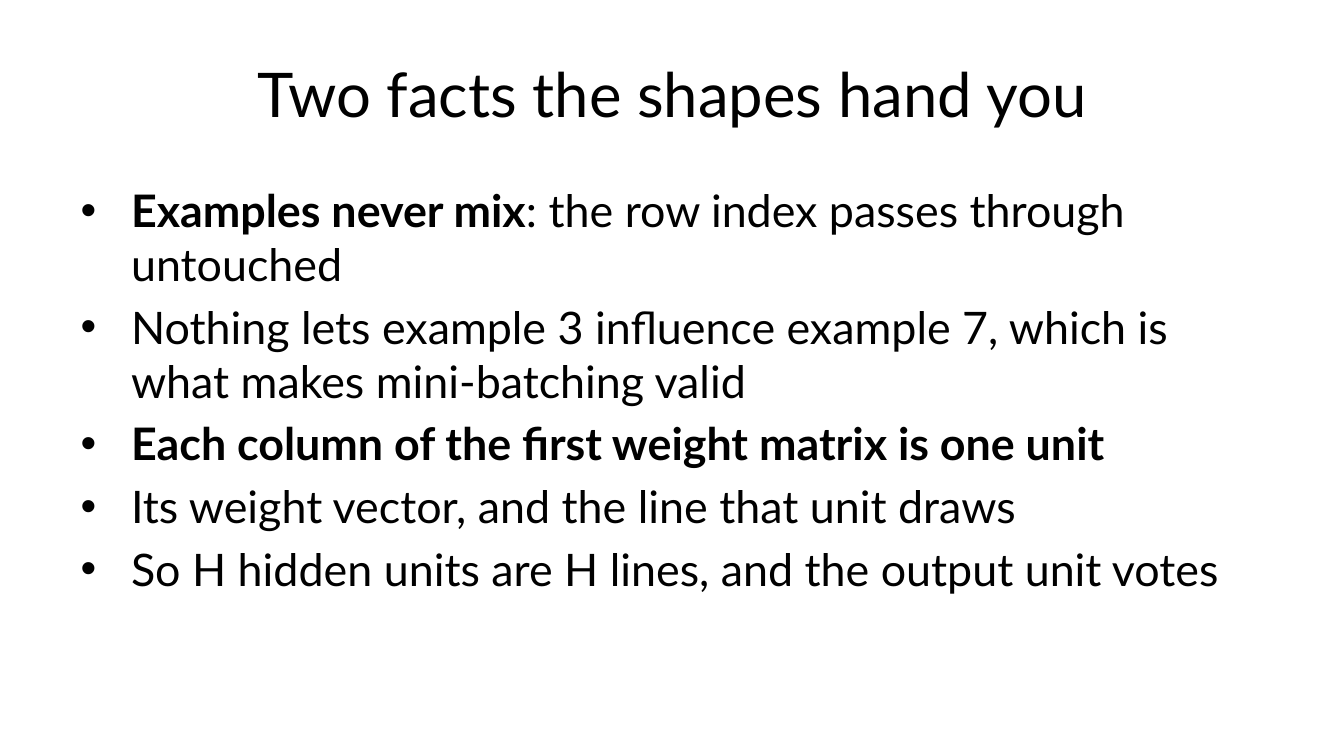
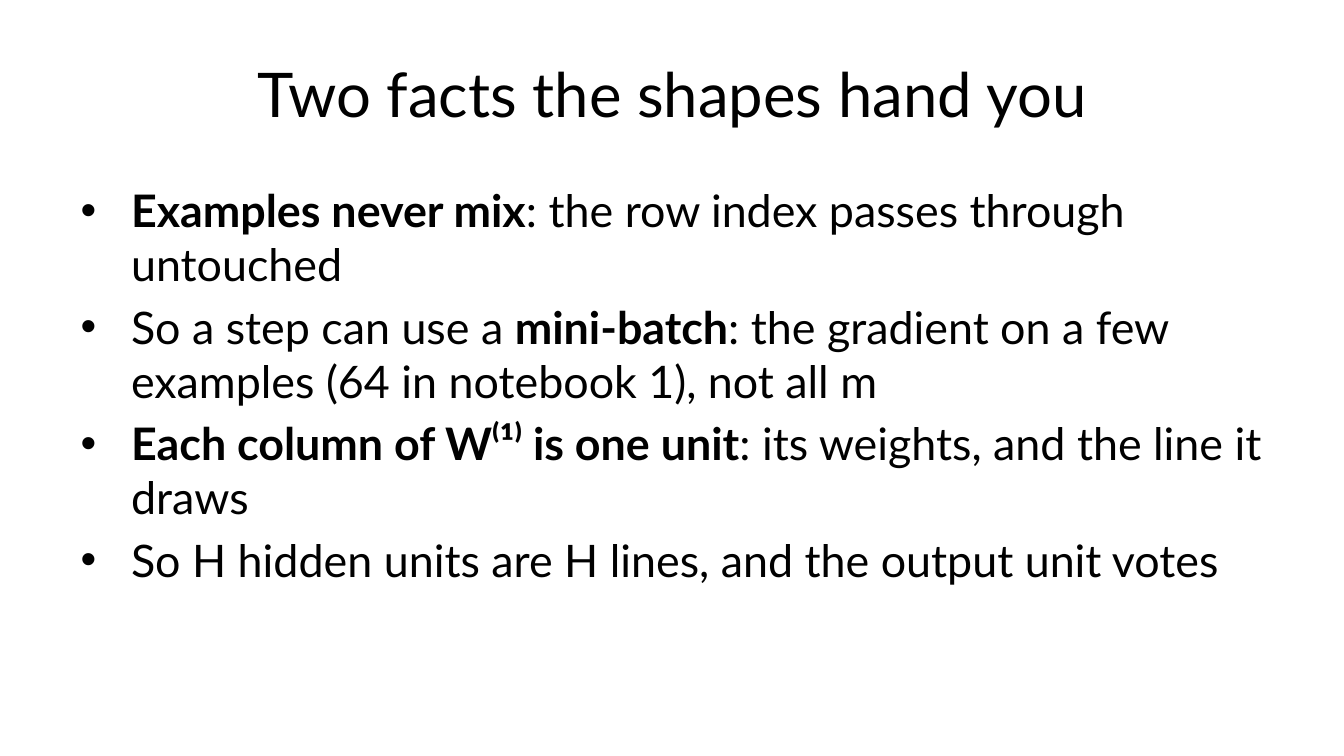
Before and after one commit to fabioantonini/technologies-for-artificial-intelligence, a slide deck: slide 33 of Lessons/09_neural_networks/Slides/neural_networks_slides.pptx. Drawn at 1344x756 pixels with LibreOffice and Linux fonts; fonts in the diff are those of the drawing; background and template pictures are left out. Boxes give left, top, right and bottom in pixels: in the first picture for what was removed or moved away, otherwise in the second. Text is boxed around its words. In the diff, an @@ line names an element or a change of style, - is before the commit and + after.

```diff
--- a/Lessons/09_neural_networks/Slides/neural_networks_slides.pptx
+++ b/Lessons/09_neural_networks/Slides/neural_networks_slides.pptx
@@ text at (131,310,1262,515): text changed @@
-• Nothing lets example 3 influence example 7, which is what makes mini-batching valid
-• Each column of the first weight matrix is one unit
-• Its weight vector, and the line that unit draws
+• So a step can use a mini-batch: the gradient on a few examples (64 in notebook 1), not all m
+• Each column of W⁽¹⁾ is one unit: its weights, and the line it draws
```
Also in this commit, not shown: 2 other slides changed, 5 other files.
